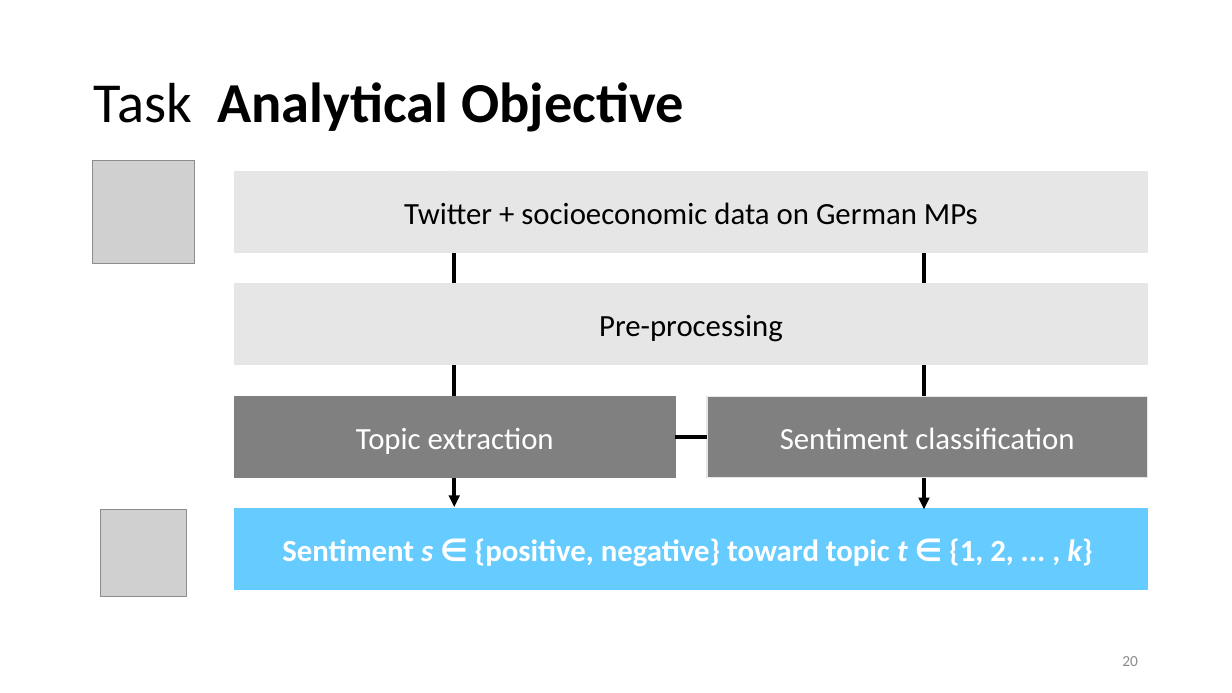
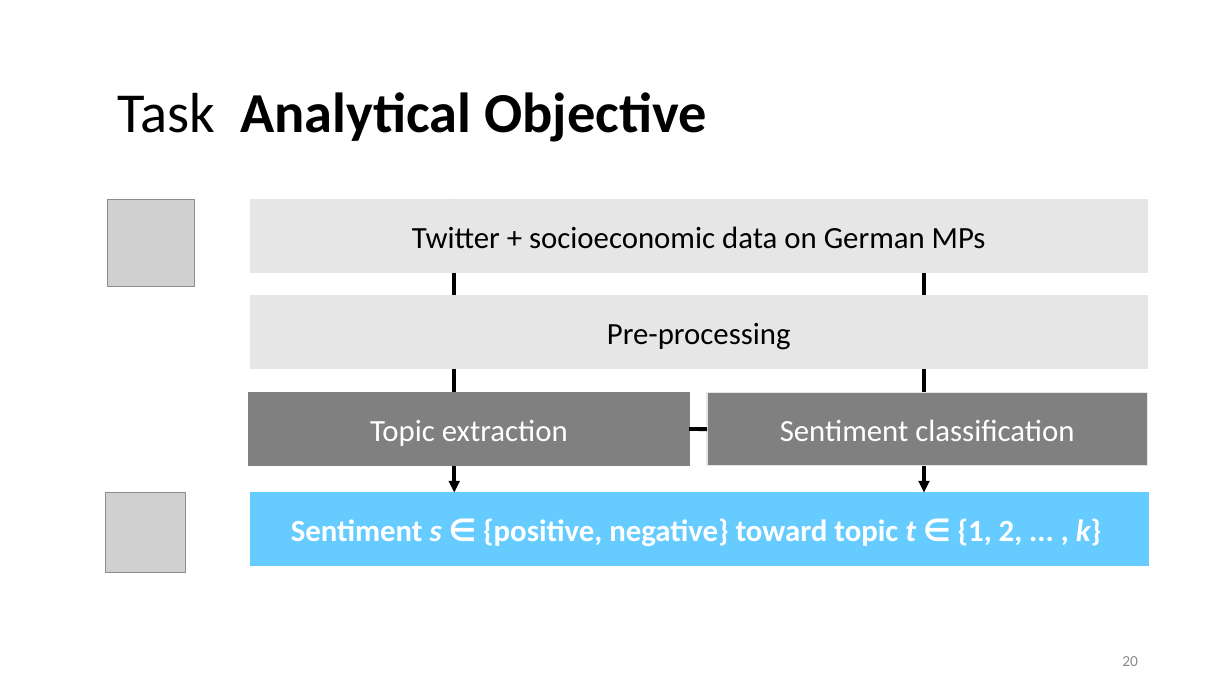
Before and after one commit to lisa-wm/consulting, a slide deck: slide 20 of 5_seminar/Contents_Part_01/Präsentation_Teil1.pptx. Drawn at 1232x693 pixels with LibreOffice and Linux fonts; fonts in the diff are those of the drawing; grey boxes stand for pictures. Boxes give left, top, right and bottom in pixels: in the first picture for what was removed or moved away, otherwise in the second. Text is boxed around its words. In the diff, an @@ line names an element or a change of style, - is before the commit and + after.

```diff
--- a/5_seminar/Contents_Part_01/Präsentation_Teil1.pptx
+++ b/5_seminar/Contents_Part_01/Präsentation_Teil1.pptx
@@ title "Task Analytical Objective" moved from (x1=94, y1=82, x2=683, y2=132) to (x1=117, y1=92, x2=706, y2=142) @@
@@ picture removed at (x1=92, y1=160, x2=194, y2=263) @@
@@ picture moved from (x1=100, y1=509, x2=187, y2=597) to (x1=108, y1=199, x2=195, y2=287) @@
@@ rectangle "Twitter + socioeconomic data on ..." resized from (x1=235, y1=172, x2=1147, y2=252) to (x1=250, y1=200, x2=1148, y2=273) @@
@@ arrow moved from (455, 171) - (455, 507) to (455, 199) - (455, 493) @@
@@ arrow moved from (924, 173) - (924, 509) to (924, 201) - (924, 493) @@
@@ rectangle "Pre-processing" resized from (x1=235, y1=284, x2=1147, y2=364) to (x1=250, y1=296, x2=1148, y2=369) @@
@@ rectangle "Topic extraction" resized from (x1=235, y1=396, x2=675, y2=477) to (x1=249, y1=393, x2=689, y2=466) @@
@@ rectangle "Sentiment classification" resized from (x1=707, y1=396, x2=1147, y2=477) to (x1=707, y1=393, x2=1147, y2=466) @@
@@ line moved from (676, 437) - (707, 437) to (689, 429) - (707, 430) @@
@@ picture added at (x1=106, y1=493, x2=186, y2=573) @@
@@ rectangle "Sentiment s ∈ {positive, negative} ..." resized from (x1=235, y1=509, x2=1147, y2=590) to (x1=251, y1=493, x2=1149, y2=566) @@
```
Also in this commit, not shown: 34 other slides changed, 9 other files.
